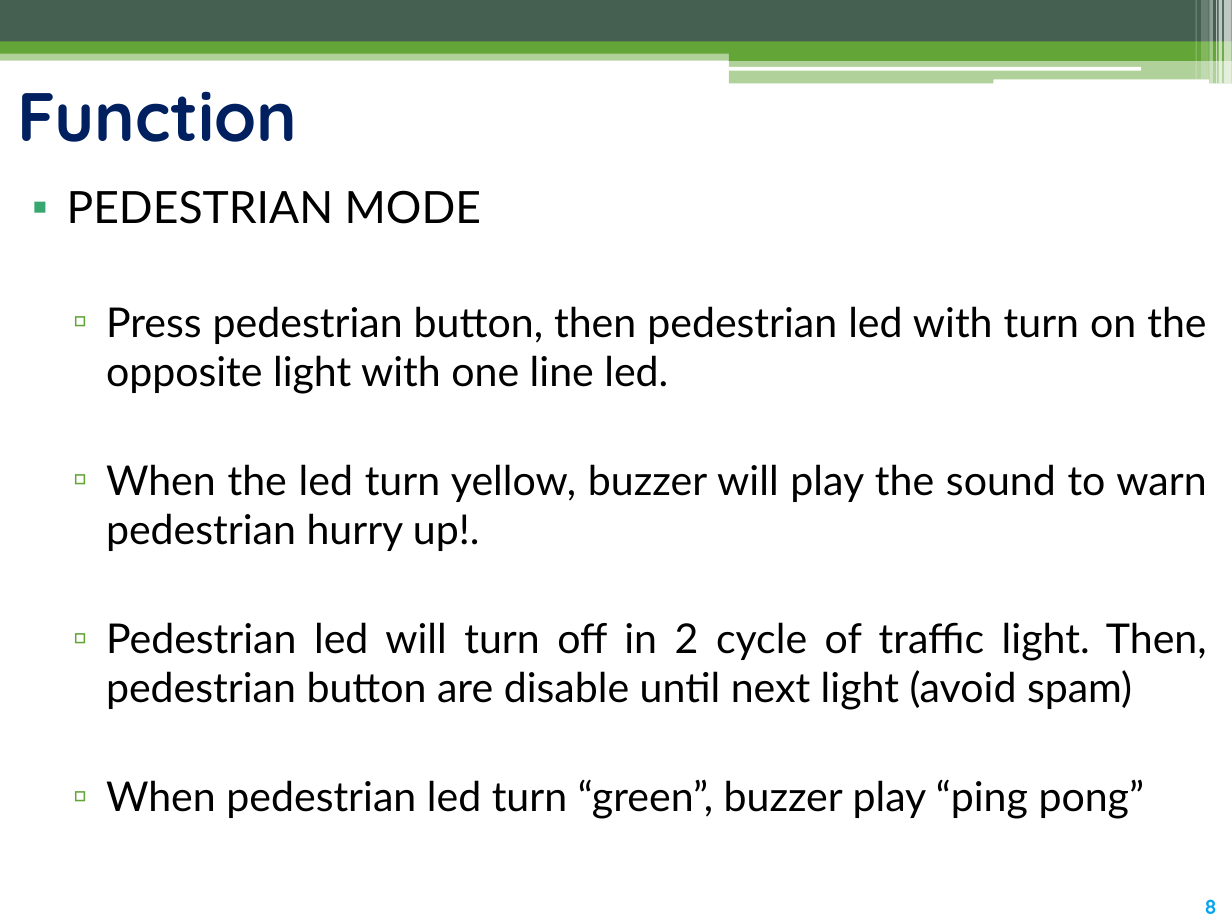
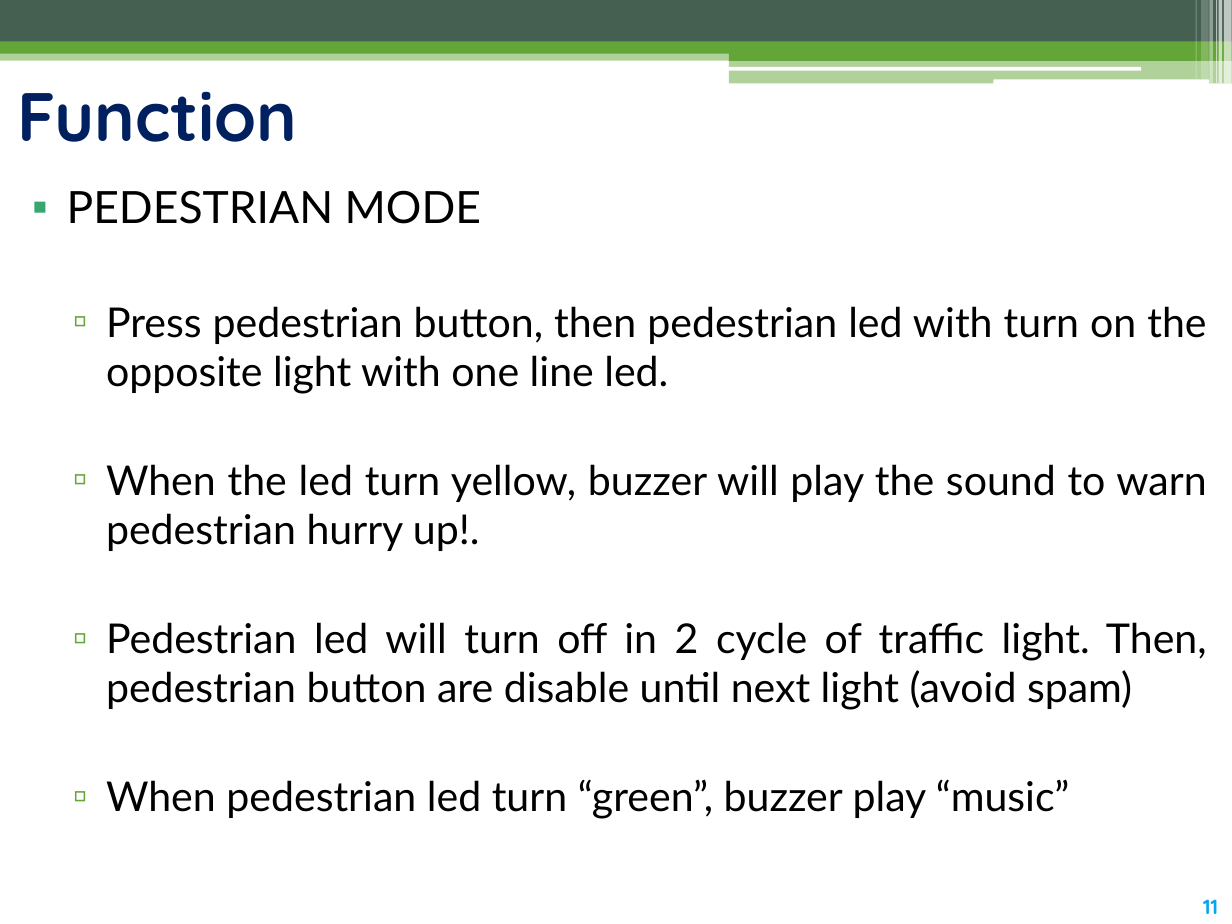
Before and after one commit to thoriumrabbit/CO3009_MCU_PROJECT-1, a slide deck: slide 11 of [MCU] AssignmentProject.pptx (slide 8 before the commit). Drawn at 1232x924 pixels with LibreOffice and Linux fonts; fonts in the diff are those of the drawing. Boxes give left, top, right and bottom in pixels: in the first picture for what was removed or moved away, otherwise in the second. Text is boxed around its words. In the diff, an @@ line names an element or a change of style, - is before the commit and + after.

```diff
--- a/[MCU] AssignmentProject.pptx
+++ b/[MCU] AssignmentProject.pptx
@@ text at [106, 779, 1070, 819]: text changed @@
-  ▫ When pedestrian led turn “green”, buzzer play “ping pong”
+  ▫ When pedestrian led turn “green”, buzzer play “music”
@@ page number at [1203, 899, 1218, 914]: text changed @@
-8
+11
```
Also in this commit, not shown: 2 other slides changed, 3 slides added.
